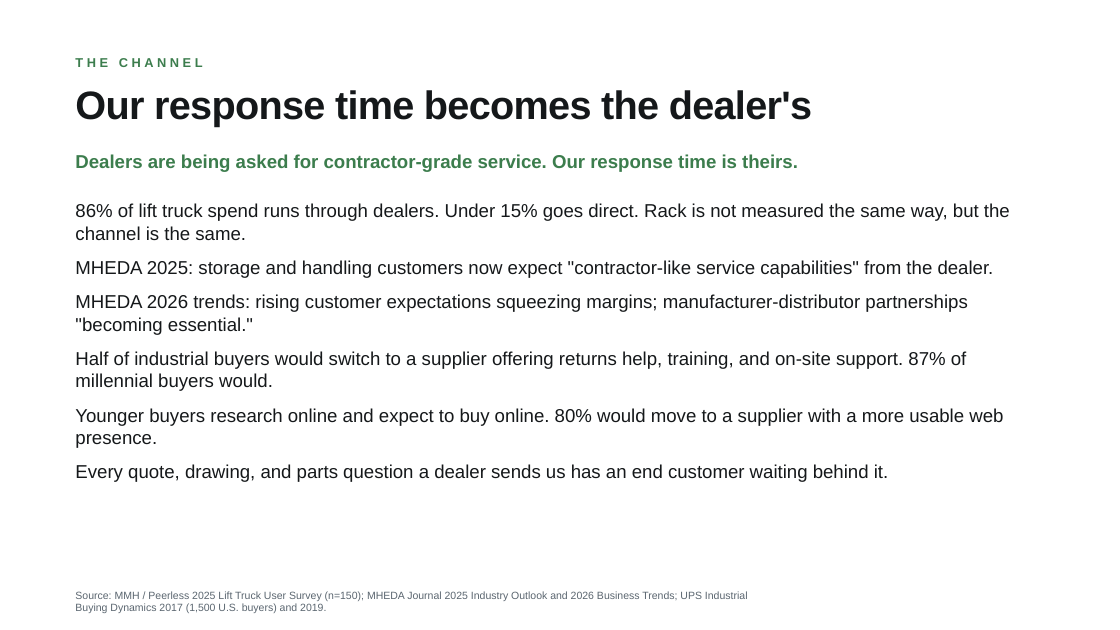
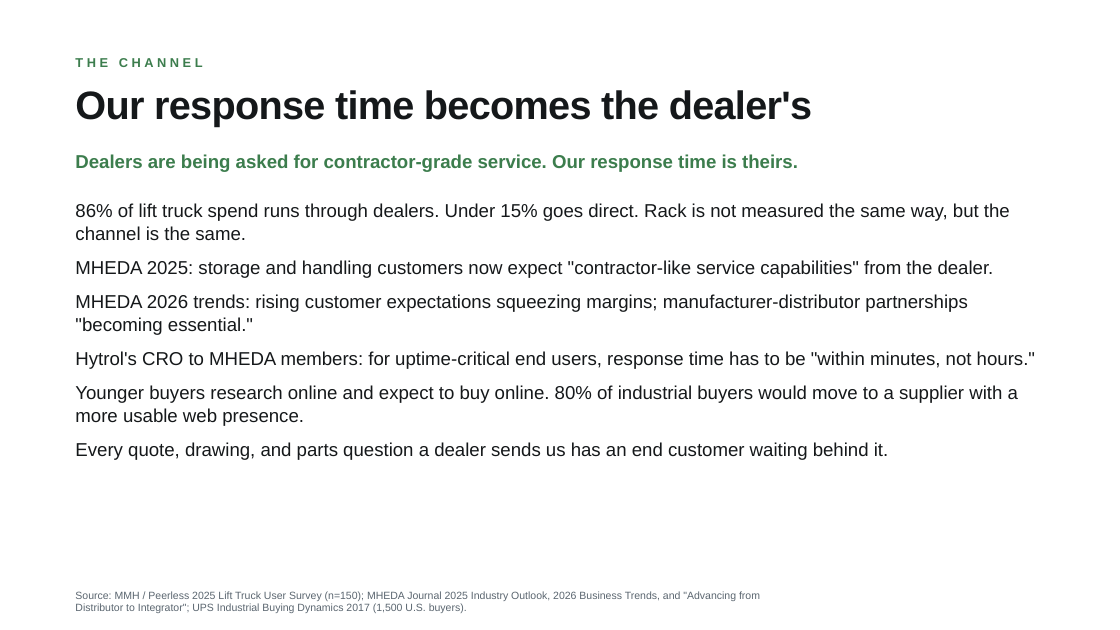
Before and after one commit to guralsnj/git_test, a slide deck: slide 18 of sales-meeting/Speed_and_Service_Win_the_Order.pptx. Drawn at 1120x630 pixels with LibreOffice and Linux fonts; fonts in the diff are those of the drawing; background and template pictures are left out. Boxes give left, top, right and bottom in pixels: in the first picture for what was removed or moved away, otherwise in the second. Text is boxed around its words. In the diff, an @@ line names an element or a change of style, - is before the commit and + after.

```diff
--- a/sales-meeting/Speed_and_Service_Win_the_Order.pptx
+++ b/sales-meeting/Speed_and_Service_Win_the_Order.pptx
@@ text at box(75, 351, 1035, 426): text changed @@
-Half of industrial buyers would switch to a supplier offering returns help, training, and on-site support. 87% of millennial buyers would.
-Younger buyers research online and expect to buy online. 80% would move to a supplier with a more usable web presence.
+Hytrol's CRO to MHEDA members: for uptime-critical end users, response time has to be "within minutes, not hours."
+Younger buyers research online and expect to buy online. 80% of industrial buyers would move to a supplier with a more usable web presence.
@@ text at box(75, 591, 760, 613): text changed @@
-Source: MMH / Peerless 2025 Lift Truck User Survey (n=150); MHEDA Journal 2025 Industry Outlook and 2026 Business Trends; UPS Industrial Buying Dynamics 2017 (1,500 U.S. buyers) and 2019.
+Source: MMH / Peerless 2025 Lift Truck User Survey (n=150); MHEDA Journal 2025 Industry Outlook, 2026 Business Trends, and "Advancing from Distributor to Integrator"; UPS Industrial Buying Dynamics 2017 (1,500 U.S. buyers).
```
Also in this commit, not shown: 8 other slides changed, 1 slide added, 6 other files.
